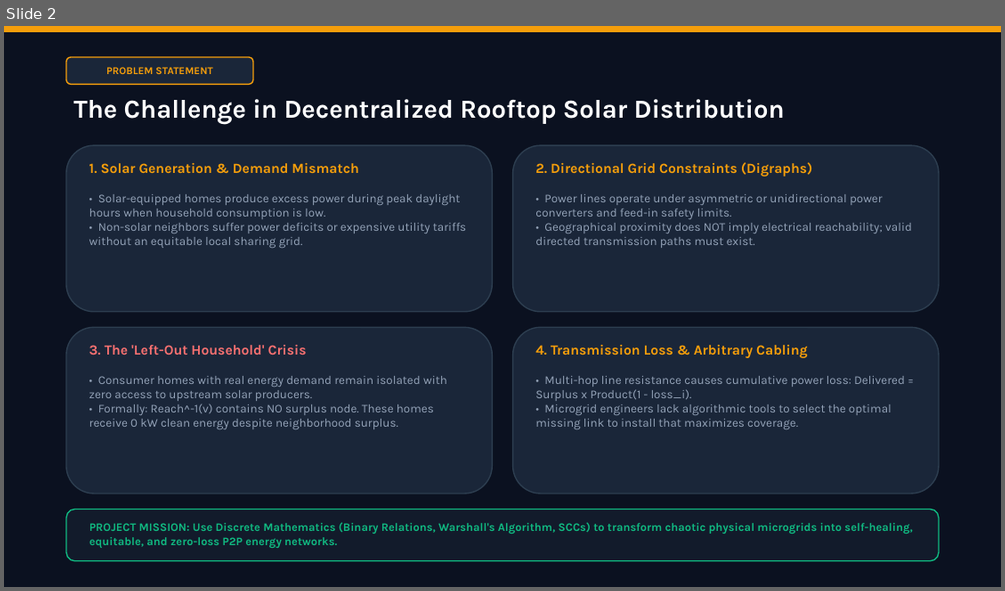
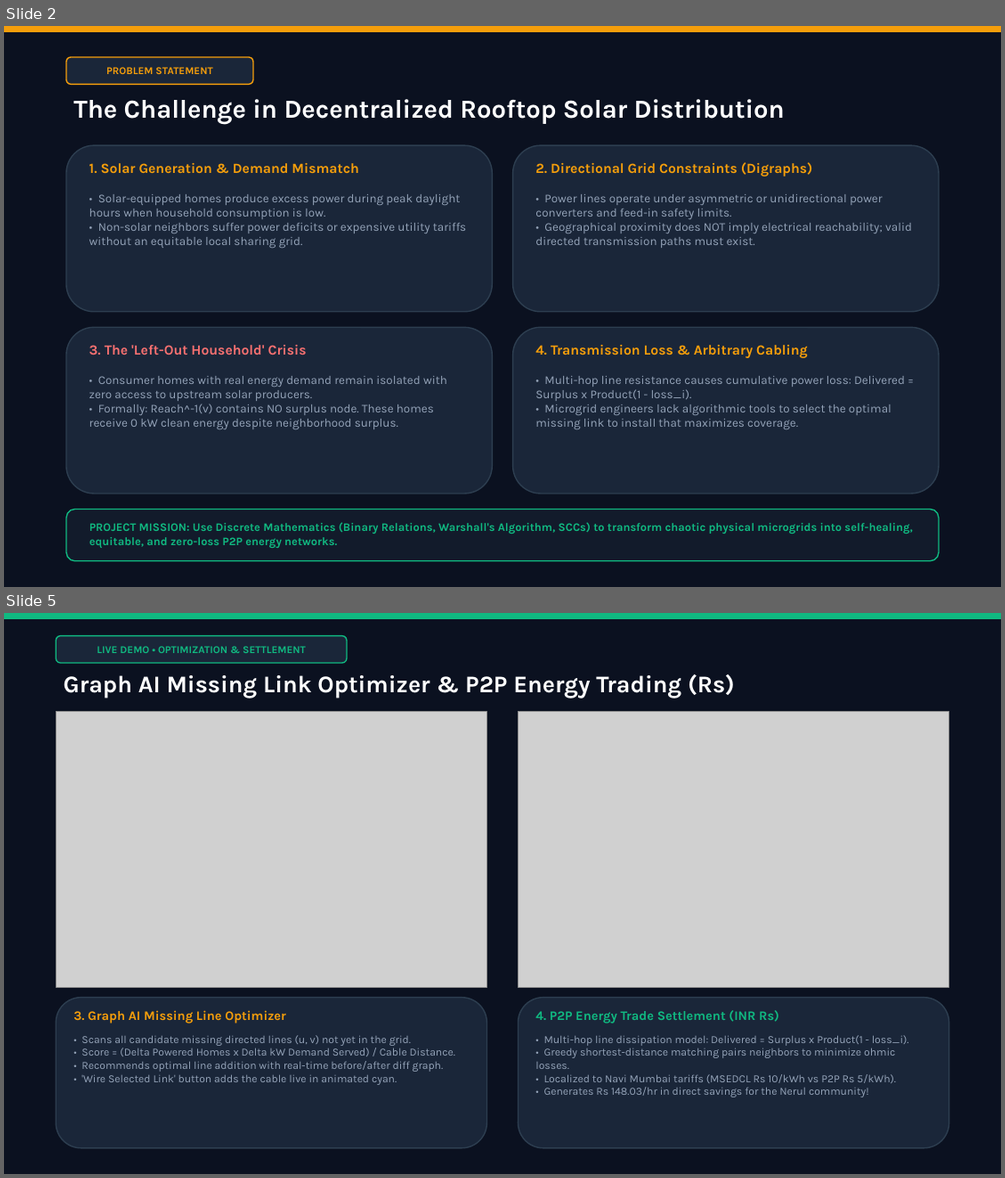
Before and after one commit to varad-op/solar-share-grid, a slide deck: Solar_Share_Grid_Presentation.pptx. Shown one above the other, each under a label of ours: slide 2 before the commit, slides 2 and 5 after it; the slides between them are not shown. The pictures are 1005x591 and 1005x1178 pixels, drawn with LibreOffice and Linux fonts; fonts in the diff are those of the drawing; grey boxes stand for pictures. Boxes give left, top, right and bottom in pixels: in the first picture for what was removed or moved away, otherwise in the second. Text is boxed around its words. In the diff, an @@ line names an element or a change of style, - is before the commit and + after.

Commit message:
feat: embed live app screenshots (Topology, Reachability Matrix, AI Optimizer, P2P Trading in INR) into presentation deck

```diff
--- a/Solar_Share_Grid_Presentation.pptx
+++ b/Solar_Share_Grid_Presentation.pptx
@@ slide 5 added at [4,613,1001,1174], background #FFFFFF @@
@@ rectangle added at [4,613,1001,1174], fill #0B1120 @@
@@ rectangle added at [4,613,1001,619], fill #10B981 @@
@@ rounded rectangle added at [56,636,347,663], fill #1A2639, outline #10B981 1.2 pt, 10 pt, text #10B981, bold @@
+LIVE DEMO • OPTIMIZATION & SETTLEMENT
@@ text added at [64,674,735,698], 23 pt, text #FFFFFF, bold @@
+Graph AI Missing Link Optimizer & P2P Energy Trading (Rs)
@@ picture added at [56,712,486,987] @@
@@ picture added at [518,712,949,987] @@
@@ rounded rectangle added at [56,997,486,1148], fill #1A2639, outline #2D3E50 1.2 pt @@
@@ text added at [73,1010,286,1023], 12.5 pt, text #F59E0B, bold @@
+3. Graph AI Missing Line Optimizer
@@ rounded rectangle added at [518,997,949,1148], fill #1A2639, outline #2D3E50 1.2 pt @@
@@ text added at [535,1010,779,1023], 12.5 pt, text #10B981, bold @@
+4. P2P Energy Trade Settlement (INR Rs)
@@ text added at [81,1035,455,1085], 10.5 pt, text #94A3B8 @@
+• Scans all candidate missing directed lines (u, v) not yet in the grid.
+• Score = (Delta Powered Homes x Delta kW Demand Served) / Cable Distance.
+• Recommends optimal line addition with real-time before/after diff graph.
+• 'Wire Selected Link' button adds the cable live in animated cyan.
@@ text added at [535,1035,909,1097], 10.5 pt, text #94A3B8 @@
+• Multi-hop line dissipation model: Delivered = Surplus x Product(1 - loss_i).
+• Greedy shortest-distance matching pairs neighbors to minimize ohmic losses.
+• Localized to Navi Mumbai tariffs (MSEDCL Rs 10/kWh vs P2P Rs 5/kWh).
+• Generates Rs 148.03/hr in direct savings for the Nerul community!
```
Also in this commit, not shown: 1 slide changed, 1 other slide added, 5 other files.
